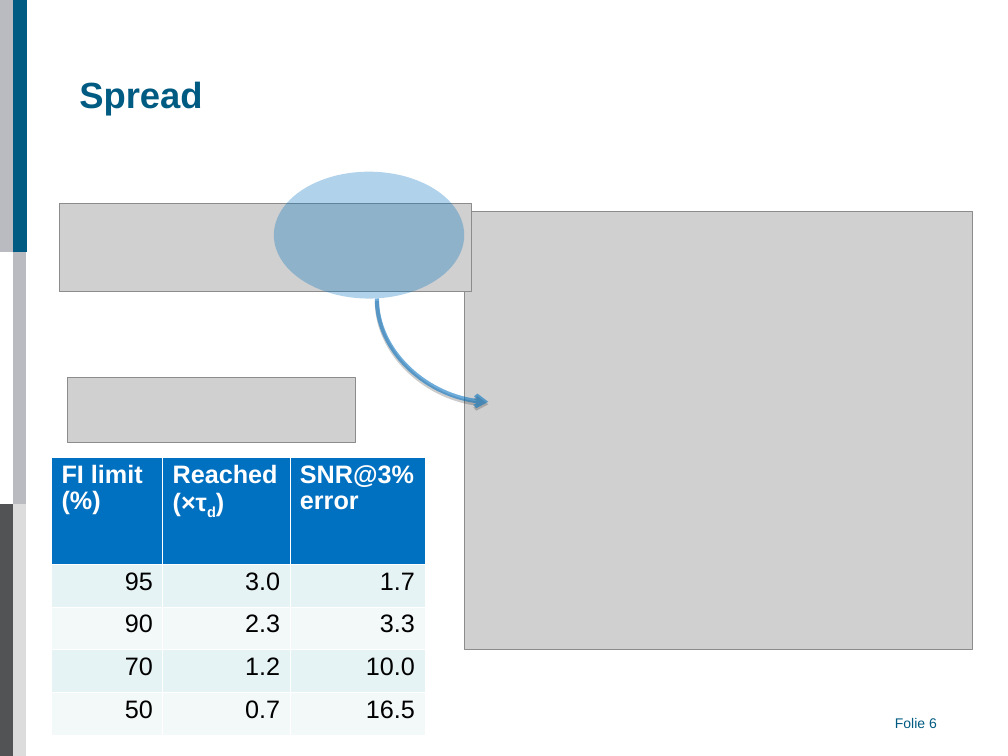
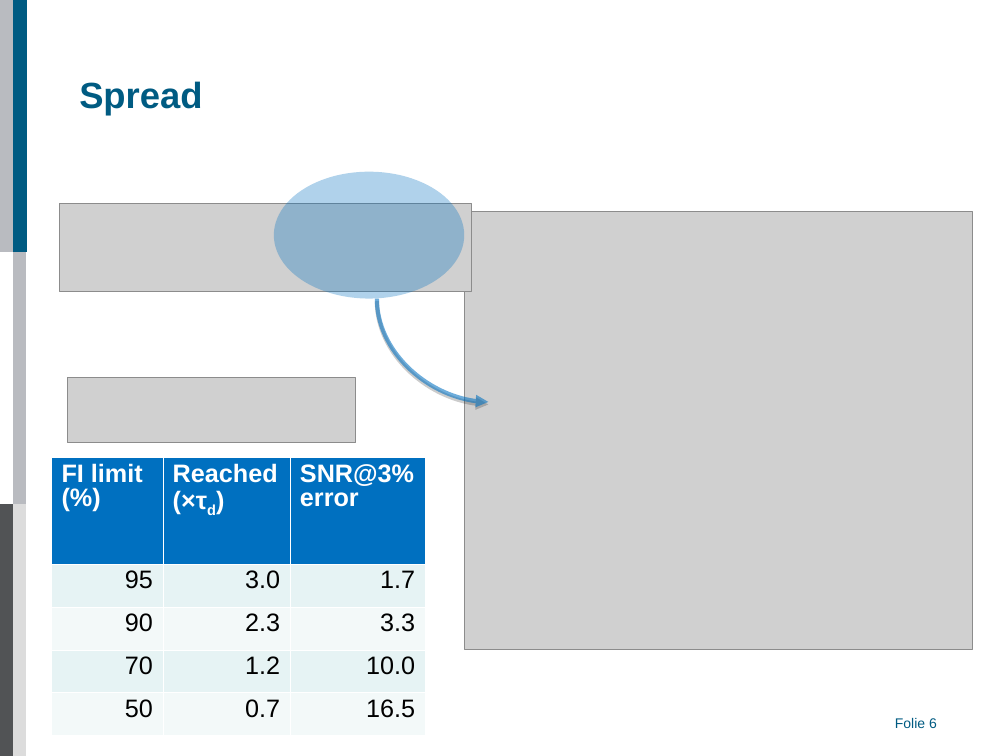
Before and after one commit to AlexAksentyev/EDM, a slide deck: slide 6 of Reports/CM/CM_proto.ppt. Drawn at 1008x756 pixels with LibreOffice and Linux fonts; fonts in the diff are those of the drawing; grey boxes stand for pictures; background and template pictures are left out. Boxes give left, top, right and bottom in pixels: in the first picture for what was removed or moved away, otherwise in the second. Text is boxed around its words. In the diff, an @@ line names an element or a change of style, - is before the commit and + after.

```diff
--- a/Reports/CM/CM_proto.ppt
+++ b/Reports/CM/CM_proto.ppt
@@ freeform shape at box(376, 299, 488, 402): outline redrawn @@
@@ table at box(51, 458, 424, 735) @@
@@ line spacing 0.93 to 0.87 @@
@@ borders changed @@
```
Also in this commit, not shown: 4 other slides changed, 2 slides added, 1 slide removed, 6 other files.
